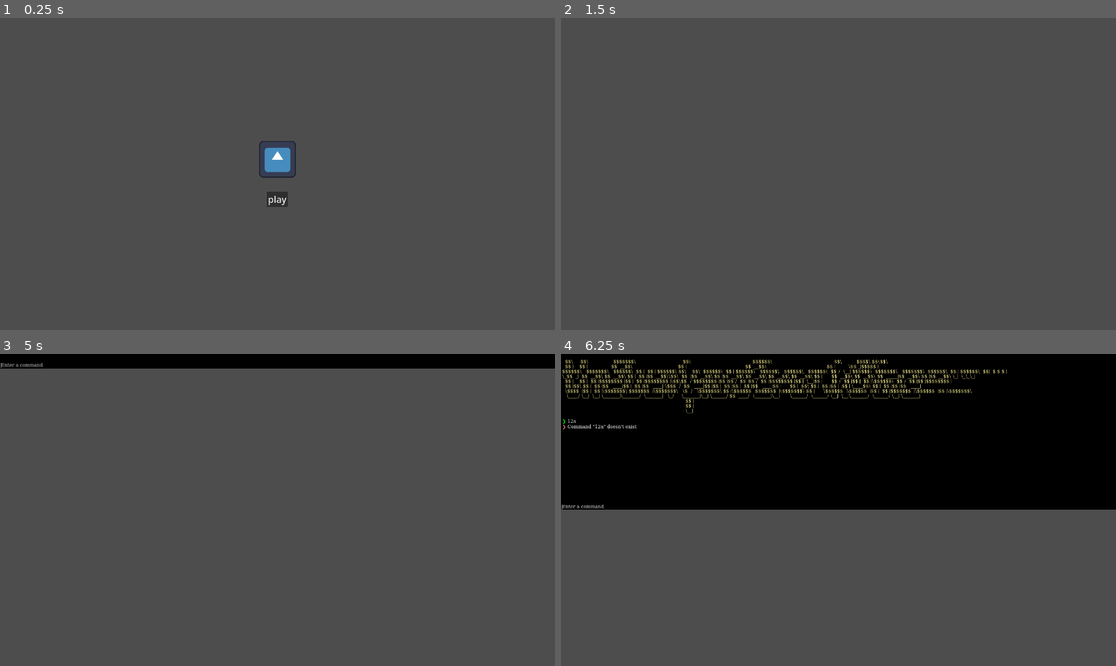
Above: before the commit, frames 1-4 (two rows, left to right).
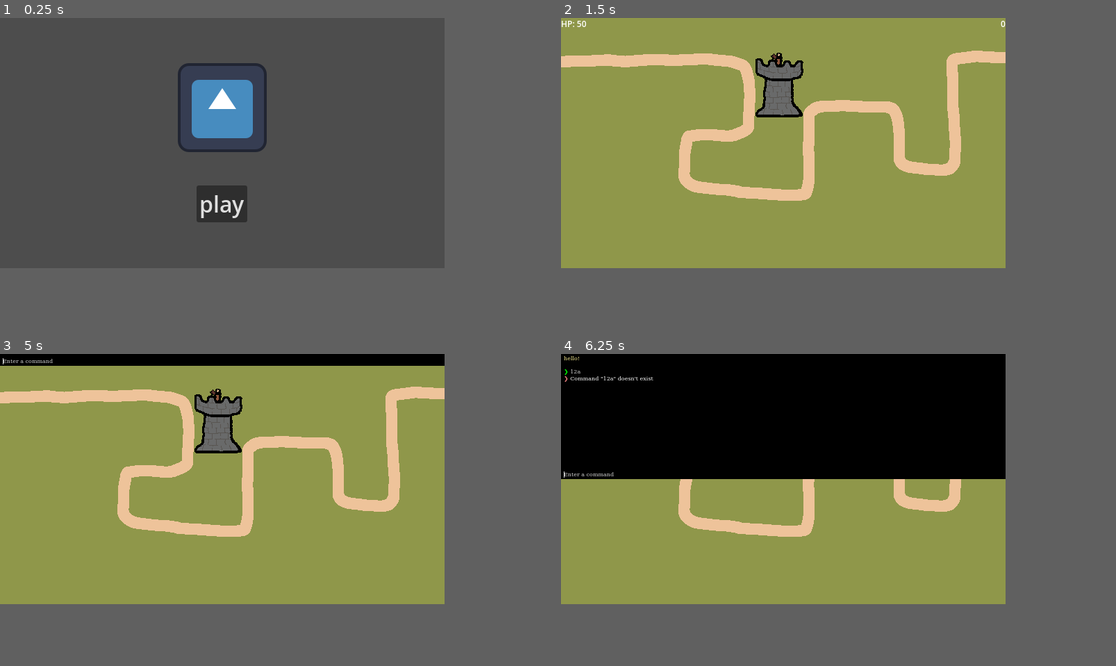
Above: after the commit, the same moments.

Repository: nieboczek/godot-brackeys-2026-1
Game: Godot game, scene res://scenes/main.tscn
Same seed, same stepped clock (60 frames per second), same inputs: the game is played once before the commit and once after it. The engine's default icon, where the game draws it, is replaced by a stand-in: a white triangle on a blue panel in a dark square.
Inputs (mouse positions are in pixels of both pictures, inside the frame that each line leads up to):
- Up to frame 1 (0.25 s): no input
- Up to frame 2 (1.5 s): click "play" at 0.5 s; tap Enter at 1.25, 1.35 s; hold D (right) from 1.28 s (still down)
- Up to frame 3 (5 s): tap Space at 2, 3.5 s; release D (right) at 2.03 s; hold S (down) 2.03-2.78 s; tap Enter at 2.1, 2.75, 2.85, 3.6, 4.25, 4.35 s; hold D (right) 2.78-3.53 s; hold W (up) 3.53-4.28 s; hold A (left) from 4.28 s (still down); tap ` (console) at 4.9 s
- Up to frame 4 (6.25 s): release A (left) at 5 s; click (838, 366) at 5.02 s; type "12" at 5.1 s; hold A (left) from 5.78 s (still down); tap Enter at 5.85 s
In our replay, the window is 799x449 before the commit and 640x360 after it. These sizes can differ from the game's own. Grey fills any space a smaller window leaves; there, only what the larger window draws over its background counts as a difference.

The runs differ from the first frame. In frame 1, 4.3% of the frame differs, in the area x 32-54%, y 14-66%; in frame 2, 64%, in the area x 0-81%, y 0-81%; in frame 3, 62%; in frame 4, 45%.

Commit message:
Add working basic tower

Diff:
--- a/project.godot
+++ b/project.godot
@@ -22,11 +22,14 @@
 [autoload]
 
 Log="*res://scripts/log.gd"
+Manager="*uid://df16ur4dqtk1u"
 
 [display]
 
-window/size/viewport_width=1920
-window/size/viewport_height=1080
+window/size/viewport_width=640
+window/size/viewport_height=360
+window/stretch/mode="viewport"
+window/stretch/scale_mode="integer"
 
 [file_customization]
 
@@ -80,6 +83,6 @@
 ]
 }
 
-[layer_names]
+[rendering]
 
-2d_physics/layer_1="collision with player"
+textures/canvas_textures/default_texture_filter=0
--- a/resources/console_theme.tres
+++ b/resources/console_theme.tres
@@ -15,10 +15,11 @@
 bg_color = Color(0, 0, 0, 1)
 
 [sub_resource type="SystemFont" id="SystemFont_jyhfs"]
-font_names = PackedStringArray("FiraCode Nerd Font", "Consolas", "Monospace")
+font_names = PackedStringArray("Adwaita Mono", "Consolas", "Monospace")
 
 [resource]
 default_font = SubResource("SystemFont_jyhfs")
+default_font_size = 8
 RichTextLabel/styles/normal = SubResource("StyleBoxFlat_mu184")
 TextEdit/styles/focus = SubResource("StyleBoxFlat_kqtqv")
 TextEdit/styles/normal = SubResource("StyleBoxFlat_kqtqv")
--- /dev/null
+++ b/scenes/enemy/chicken.tscn
@@ -0,0 +1,26 @@
+[gd_scene format=3 uid="uid://bmy7br3wrcaqj"]
+
+[ext_resource type="Script" uid="uid://dg53w53gaxvj" path="res://scripts/enemy/chicken.gd" id="1_6n01t"]
+[ext_resource type="Texture2D" uid="uid://bjh16rermk3nj" path="res://assets/chicken.png" id="2_6n01t"]
+
+[sub_resource type="RectangleShape2D" id="RectangleShape2D_6n01t"]
+size = Vector2(30, 18)
+
+[node name="Chicken" type="PathFollow2D" unique_id=2047119510]
+rotates = false
+loop = false
+script = ExtResource("1_6n01t")
+speed = 35.0
+health = 6.0
+center_offset = Vector2(0, -6)
+
+[node name="CharacterBody" type="CharacterBody2D" parent="." unique_id=2106862649]
+collision_mask = 0
+
+[node name="Sprite" type="Sprite2D" parent="CharacterBody" unique_id=206892123]
+position = Vector2(5, -26)
+texture = ExtResource("2_6n01t")
+
+[node name="CollisionShape" type="CollisionShape2D" parent="CharacterBody" unique_id=1733519707]
+position = Vector2(-3, -5)
+shape = SubResource("RectangleShape2D_6n01t")
--- /dev/null
+++ b/scenes/enemy/cow.tscn
@@ -0,0 +1,26 @@
+[gd_scene format=3 uid="uid://cwdmdf3lyrix0"]
+
+[ext_resource type="Script" uid="uid://iwkgwanlyorj" path="res://scripts/enemy/cow.gd" id="1_tuxxx"]
+[ext_resource type="Texture2D" uid="uid://bi85m0xm8hbwm" path="res://assets/cow.png" id="2_nqaqg"]
+
+[sub_resource type="RectangleShape2D" id="RectangleShape2D_tuxxx"]
+size = Vector2(55.76834, 32.40204)
+
+[node name="Cow" type="PathFollow2D" unique_id=731326260]
+rotates = false
+loop = false
+script = ExtResource("1_tuxxx")
+speed = 12.0
+damage = 3.0
+center_offset = Vector2(-2, -20)
+
+[node name="CharacterBody" type="CharacterBody2D" parent="." unique_id=1626197581]
+
+[node name="Sprite" type="Sprite2D" parent="CharacterBody" unique_id=1528856284]
+position = Vector2(0.17265749, -23.999378)
+texture = ExtResource("2_nqaqg")
+flip_h = true
+
+[node name="CollisionShape" type="CollisionShape2D" parent="CharacterBody" unique_id=303242748]
+position = Vector2(-1.8848443, -16.013979)
+shape = SubResource("RectangleShape2D_tuxxx")
--- /dev/null
+++ b/scenes/enemy/pig.tscn
@@ -0,0 +1,25 @@
+[gd_scene format=3 uid="uid://d2jiopsp2ocwb"]
+
+[ext_resource type="Script" uid="uid://44iq8p3fasqg" path="res://scripts/enemy/pig.gd" id="1_vjpy6"]
+[ext_resource type="Texture2D" uid="uid://7akk27vfniy8" path="res://assets/pig.png" id="2_aq3d3"]
+
+[sub_resource type="RectangleShape2D" id="RectangleShape2D_aq3d3"]
+size = Vector2(45, 29)
+
+[node name="Pig" type="PathFollow2D" unique_id=2047119510]
+rotates = false
+loop = false
+script = ExtResource("1_vjpy6")
+speed = 30.0
+health = 9.0
+center_offset = Vector2(-4, -20)
+
+[node name="CharacterBody" type="CharacterBody2D" parent="." unique_id=1414664457]
+
+[node name="Sprite" type="Sprite2D" parent="CharacterBody" unique_id=206892123]
+position = Vector2(-1, -25)
+texture = ExtResource("2_aq3d3")
+
+[node name="CollisionShape" type="CollisionShape2D" parent="CharacterBody" unique_id=1620695916]
+position = Vector2(-6.5, -20.5)
+shape = SubResource("RectangleShape2D_aq3d3")
--- /dev/null
+++ b/scenes/enemy/sheep.tscn
@@ -0,0 +1,28 @@
+[gd_scene format=3 uid="uid://ccsbn782hmlb3"]
+
+[ext_resource type="Script" uid="uid://bm30lb64iru01" path="res://scripts/enemy/sheep.gd" id="1_nvkbx"]
+[ext_resource type="Texture2D" uid="uid://b6hpmp1ds4fti" path="res://assets/sheep.png" id="2_dbj01"]
+
+[sub_resource type="RectangleShape2D" id="RectangleShape2D_nvkbx"]
+size = Vector2(42.270046, 34.67337)
+
+[node name="Sheep" type="PathFollow2D" unique_id=752728675]
+rotation = 0.007751783
+rotates = false
+loop = false
+script = ExtResource("1_nvkbx")
+speed = 20.0
+health = 8.0
+damage = 2.0
+center_offset = Vector2(-4, -28)
+
+[node name="CharacterBody" type="CharacterBody2D" parent="." unique_id=1017362470]
+
+[node name="Sprite" type="Sprite2D" parent="CharacterBody" unique_id=1688934114]
+position = Vector2(-0.20154431, -25.999218)
+rotation = -0.007751783
+texture = ExtResource("2_dbj01")
+
+[node name="CollisionShape" type="CollisionShape2D" parent="CharacterBody" unique_id=1533801430]
+position = Vector2(-4.166544, -21.46834)
+shape = SubResource("RectangleShape2D_nvkbx")
--- a/scenes/game.tscn
+++ b/scenes/game.tscn
@@ -1,10 +1,60 @@
 [gd_scene format=3 uid="uid://bsoaajk6s67fl"]
 
 [ext_resource type="Script" uid="uid://cvmk843rlvkc1" path="res://scripts/game.gd" id="1_uwrxv"]
-[ext_resource type="Script" uid="uid://b5vw3ialgaq0e" path="res://scripts/camera.gd" id="2_yqjtg"]
+[ext_resource type="Script" uid="uid://dkd8o18gghrmw" path="res://scripts/ui.gd" id="3_lbhrr"]
+[ext_resource type="Texture2D" uid="uid://bs0sowku04u54" path="res://assets/map_test.png" id="3_lnu2h"]
+[ext_resource type="PackedScene" uid="uid://bpplrurdo2ijl" path="res://scenes/tower.tscn" id="4_lbhrr"]
 
-[node name="Game" type="Node2D" unique_id=183484459]
+[sub_resource type="Curve2D" id="Curve2D_lbhrr"]
+_data = {
+"points": PackedVector2Array(0, 0, 0, 0, -40, 64, 0, 0, 0, 0, 235, 61, 0, 0, 0, 0, 266, 72, 0, 0, 0, 0, 271, 154, 0, 0, 0, 0, 255, 168, 0, 0, 0, 0, 183, 169, 0, 0, 0, 0, 176, 231, 0, 0, 0, 0, 201, 243, 0, 0, 0, 0, 339, 257, 0, 0, 0, 0, 352, 247, 0, 0, 0, 0, 356, 139, 0, 0, 0, 0, 369, 126, 0, 0, 0, 0, 473, 129, 0, 0, 0, 0, 485, 144, 0, 0, 0, 0, 486, 206, 0, 0, 0, 0, 508, 214, 0, 0, 0, 0, 556, 217, 0, 0, 0, 0, 567, 204, 0, 0, 0, 0, 564, 57, 0.56447387, 0, -0.56447387, 0, 680, 57)
+}
+point_count = 20
+
+[node name="Game" type="Node2D" unique_id=183484459 node_paths=PackedStringArray("path")]
 script = ExtResource("1_uwrxv")
+path = NodePath("Path")
+
+[node name="Map" type="Sprite2D" parent="." unique_id=1460714089]
+position = Vector2(320, 180)
+texture = ExtResource("3_lnu2h")
+
+[node name="Path" type="Path2D" parent="." unique_id=1666902666]
+curve = SubResource("Curve2D_lbhrr")
 
 [node name="Camera" type="Camera2D" parent="." unique_id=195378364]
-script = ExtResource("2_yqjtg")
+position = Vector2(320, 180)
+
+[node name="UI" type="Control" parent="Camera" unique_id=416540105]
+layout_mode = 3
+anchors_preset = 0
+offset_left = -320.0
+offset_top = -180.0
+offset_right = 320.0
+offset_bottom = 180.0
+script = ExtResource("3_lbhrr")
+
+[node name="HPLabel" type="Label" parent="Camera/UI" unique_id=1253585939]
+layout_mode = 1
+offset_right = 37.0
+offset_bottom = 17.0
+theme_override_font_sizes/font_size = 12
+text = "HP: 50"
+
+[node name="RoundLabel" type="Label" parent="Camera/UI" unique_id=1801349072]
+layout_mode = 1
+anchors_preset = 1
+anchor_left = 1.0
+anchor_right = 1.0
+offset_left = -7.0
+offset_bottom = 17.0
+grow_horizontal = 0
+theme_override_font_sizes/font_size = 12
+text = "0"
+
+[node name="Tower" parent="." unique_id=701720898 instance=ExtResource("4_lbhrr")]
+position = Vector2(312.00003, 93.00001)
+cooldown = 0.8
+shoot_start = Vector2(-10, -50)
+arrow_max_height = 40.0
+arrow_speed = 120.0
--- /dev/null
+++ b/scenes/tower.tscn
@@ -0,0 +1,24 @@
+[gd_scene format=3 uid="uid://bpplrurdo2ijl"]
+
+[ext_resource type="Texture2D" uid="uid://y3nllloc1fa1" path="res://assets/basic_tower.png" id="1_ay4al"]
+[ext_resource type="Script" uid="uid://da03ei2kln5ks" path="res://scripts/tower.gd" id="2_ktxwe"]
+[ext_resource type="Texture2D" uid="uid://b4h28bh7tvqf5" path="res://assets/arrow.png" id="3_ktxwe"]
+
+[sub_resource type="CircleShape2D" id="CircleShape2D_lbhrr"]
+radius = 153.75505
+
+[node name="Tower" type="Sprite2D" unique_id=701720898]
+scale = Vector2(0.8, 0.8)
+texture = ExtResource("1_ay4al")
+script = ExtResource("2_ktxwe")
+cooldown = 1.0
+arrow_texture = ExtResource("3_ktxwe")
+
+[node name="EnemyDetector" type="Area2D" parent="." unique_id=1399561136]
+collision_layer = 0
+
+[node name="CollisionShape" type="CollisionShape2D" parent="EnemyDetector" unique_id=1909956574]
+shape = SubResource("CircleShape2D_lbhrr")
+
+[connection signal="body_entered" from="EnemyDetector" to="." method="_on_enemy_detector_body_entered"]
+[connection signal="body_exited" from="EnemyDetector" to="." method="_on_enemy_detector_body_exited"]
--- /dev/null
+++ b/scripts/arrow.gd
@@ -0,0 +1,28 @@
+class_name Arrow
+extends Sprite2D
+
+signal hit_target
+
+var time := 0.0
+
+var duration: float
+var target: Enemy
+var start: Vector2
+var control: Vector2
+var end: Vector2
+
+func _process(delta: float) -> void:
+	time += delta
+	var t := clampf(time / duration, 0, 1)
+
+	end = target.global_position + target.center_offset
+	global_position = start.lerp(control, t).lerp(
+		control.lerp(end, t), t
+	)
+
+	rotation = (end - global_position).angle()
+
+	if t >= 1:
+		if target:
+			hit_target.emit(target)
+		queue_free()
--- a/scripts/camera.gd
+++ /dev/null
@@ -1 +0,0 @@
-extends Camera2D
--- a/scripts/console/command_line.gd
+++ b/scripts/console/command_line.gd
@@ -7,7 +7,7 @@
 const COMMAND_COLOR := Color.CHARTREUSE
 const SUBCOMMAND_COLOR := Color.GOLD
 const ARG_COLOR := Color.LIGHT_GRAY
-const FONT_SIZE := 16
+const FONT_SIZE := 8
 
 var _font: Font
 var _hint_str := ""
--- a/scripts/console/console.gd
+++ b/scripts/console/console.gd
@@ -1,19 +1,7 @@
 class_name Console
 extends VBoxContainer
 
-const SPLASH_TEXT := r"""[color=khaki]
-  $$\     $$\                 $$$$$$$\                                $$\                                          $$$$$$\                                          $$\          $$$$\ $$\$$\
-  $$ |    $$ |                $$  __$$\                               $$ |                                        $$  __$$\                                         $$ |         \$$ _|$$$$$ |
-$$$$$$\   $$$$$$$\   $$$$$$\  $$ |  $$ | $$$$$$\ $$\    $$\  $$$$$$\  $$ | $$$$$$\   $$$$$$\   $$$$$$\   $$$$$$\  $$ /  \__| $$$$$$\  $$$$$$$\   $$$$$$$\  $$$$$$\  $$ | $$$$$$\  $$|  $ $ $ |
-\_$$  _|  $$  __$$\ $$  __$$\ $$ |  $$ |$$  __$$\\$$\  $$  |$$  __$$\ $$ |$$  __$$\ $$  __$$\ $$  __$$\ $$  __$$\ $$ |      $$  __$$\ $$  __$$\ $$  _____|$$  __$$\ $$ |$$  __$$\ \_|  \_\_\_|
-  $$ |    $$ |  $$ |$$$$$$$$ |$$ |  $$ |$$$$$$$$ |\$$\$$  / $$$$$$$$ |$$ |$$ /  $$ |$$ /  $$ |$$$$$$$$ |$$ |  \__|$$ |      $$ /  $$ |$$ |  $$ |\$$$$$$\  $$ /  $$ |$$ |$$$$$$$$ |
-  $$ |$$\ $$ |  $$ |$$   ____|$$ |  $$ |$$   ____| \$$$  /  $$   ____|$$ |$$ |  $$ |$$ |  $$ |$$   ____|$$ |      $$ |  $$\ $$ |  $$ |$$ |  $$ | \____$$\ $$ |  $$ |$$ |$$   ____|
-  \$$$$  |$$ |  $$ |\$$$$$$$\ $$$$$$$  |\$$$$$$$\   \$  /   \$$$$$$$\ $$ |\$$$$$$  |$$$$$$$  |\$$$$$$$\ $$ |      \$$$$$$  |\$$$$$$  |$$ |  $$ |$$$$$$$  |\$$$$$$  |$$ |\$$$$$$$\
-   \____/ \__|  \__| \_______|\_______/  \_______|   \_/     \_______|\__| \______/ $$  ____/  \_______|\__|       \______/  \______/ \__|  \__|\_______/  \______/ \__| \_______|
-																					$$ |
-																					$$ |
-																					\__|
-[/color]"""
+const SPLASH_TEXT := "[color=khaki]hello![/color]\n"
 
 static var yo_mama_so_fat: int = 0
 static var _instance: Console = null
--- /dev/null
+++ b/scripts/enemy/chicken.gd
@@ -0,0 +1,10 @@
+extends Enemy
+
+func _ready() -> void:
+	var sprite := $CharacterBody/Sprite
+	var tween := sprite.create_tween()
+	tween.set_loops(2147483647)
+	tween.tween_property(sprite, "scale:x", 0.9, 1.0)
+	tween.parallel().tween_property(sprite, "scale:y", 1.1, 1.0)
+	tween.tween_property(sprite, "scale:x", 1.1, 1.0)
+	tween.parallel().tween_property(sprite, "scale:y", 0.9, 1.0)
--- /dev/null
+++ b/scripts/enemy/cow.gd
@@ -0,0 +1,10 @@
+extends Enemy
+
+func _ready() -> void:
+	var sprite := $CharacterBody/Sprite
+	var tween := sprite.create_tween()
+	tween.set_loops(2147483647)
+	tween.tween_property(sprite, "scale:x", 0.9, 1.0)
+	tween.parallel().tween_property(sprite, "scale:y", 1.1, 1.0)
+	tween.tween_property(sprite, "scale:x", 1.1, 1.0)
+	tween.parallel().tween_property(sprite, "scale:y", 0.9, 1.0)
--- /dev/null
+++ b/scripts/enemy/enemy.gd
@@ -0,0 +1,23 @@
+class_name Enemy
+extends PathFollow2D
+
+@export var speed := 40.0
+@export var health: float = 10
+@export var damage: float = 1
+@export var center_offset: Vector2
+
+
+func _process(delta: float) -> void:
+	progress += speed * delta
+	if progress_ratio > 0.99:
+		Manager.damage(damage)
+		queue_free()
+
+
+func add_damage(dmg: float) -> void:
+	health -= dmg
+	if health <= 0:
+		queue_free()
+
+func will_kill(dmg: float) -> bool:
+	return dmg > health
--- /dev/null
+++ b/scripts/enemy/pig.gd
@@ -0,0 +1,10 @@
+extends Enemy
+
+func _ready() -> void:
+	var sprite := $CharacterBody/Sprite
+	var tween := sprite.create_tween()
+	tween.set_loops(2147483647)
+	tween.tween_property(sprite, "scale:x", 0.9, 1.0)
+	tween.parallel().tween_property(sprite, "scale:y", 1.1, 1.0)
+	tween.tween_property(sprite, "scale:x", 1.1, 1.0)
+	tween.parallel().tween_property(sprite, "scale:y", 0.9, 1.0)
--- /dev/null
+++ b/scripts/enemy/sheep.gd
@@ -0,0 +1,10 @@
+extends Enemy
+
+func _ready() -> void:
+	var sprite := $CharacterBody/Sprite
+	var tween := sprite.create_tween()
+	tween.set_loops(2147483647)
+	tween.tween_property(sprite, "scale:x", 0.9, 1.0)
+	tween.parallel().tween_property(sprite, "scale:y", 1.1, 1.0)
+	tween.tween_property(sprite, "scale:x", 1.1, 1.0)
+	tween.parallel().tween_property(sprite, "scale:y", 0.9, 1.0)
--- a/scripts/game.gd
+++ b/scripts/game.gd
@@ -13,6 +13,9 @@
 static var _left_events: Array[InputEvent]
 static var _right_events: Array[InputEvent]
 static var _down_events: Array[InputEvent]
+
+
+@export var path: Path2D
 
 
 static func update_input_holder(input_holder: InputHolder, force_true: bool = false) -> void:
@@ -56,8 +59,8 @@
 	console.yo_mama_so_fat = 69
 	console.reparent($Camera)
 	console.yo_mama_so_fat = 2137
-	console.size = Vector2(1920, 540)
-	console.position = Vector2(-960, -1080)
+	console.size = Vector2(640, 180)
+	console.position = Vector2(-320, -360)
 	if not console._closed:
 		console._closed = true
 		console._play_close_animation()
--- /dev/null
+++ b/scripts/manager.gd
@@ -0,0 +1,80 @@
+extends Node
+
+const ENEMY_MAP: Dictionary[String, PackedScene] = {
+	"sheep": preload("res://scenes/enemy/sheep.tscn"),
+	"cow": preload("res://scenes/enemy/cow.tscn"),
+	"pig": preload("res://scenes/enemy/pig.tscn"),
+	"chicken": preload("res://scenes/enemy/chicken.tscn"),
+}
+
+const ROUNDS: Array[Array] = [
+	[
+		"1: sheep",
+		"5: pig",
+		"9: chicken",
+		"13: cow",
+	],
+	[
+		"2: cow",
+		"6: pig",
+		"10: sheep",
+		"14: sheep",
+		"16: cow",
+	],
+	[
+		"0.1: pig",
+		"2: pig",
+		"4.1: sheep",
+		"6.1: pig",
+		"10.1: pig",
+		"11.1: cow",
+		"14.1: pig",
+	]
+]
+
+signal health_changed(new_health: float)
+signal new_round(n: int)
+
+var current_round: Array[SpawnInfo]
+var round_num: int = 0
+var round_timer: float = 0.0
+var health: float = 50
+
+
+func _ready() -> void:
+	Console.register_command(Command.of("start_round").executes(start_round))
+
+
+func damage(dmg: float) -> void:
+	health -= dmg
+	health_changed.emit(health)
+
+
+func start_round() -> void:
+	Log.main("Started round ", round_num)
+	current_round = []
+	for string in ROUNDS[round_num]:
+		current_round.append(SpawnInfo.of(string))
+
+	round_num += 1
+	new_round.emit(round_num)
+
+
+func _process(delta: float) -> void:
+	round_timer += delta
+	if !current_round.is_empty() and current_round[0].time <= round_timer:
+		var enemy = current_round.pop_front()
+		var spawned := ENEMY_MAP[enemy.enemy].instantiate()
+		Game.instance.path.add_child(spawned)
+
+
+class SpawnInfo:
+	var enemy: String
+	var time: float
+
+	static func of(string: String) -> SpawnInfo:
+		var info := new()
+		var split := string.split(" ")
+		info.enemy = split[1].strip_edges()
+		info.time = float(split[0].strip_edges())
+		return info
--- /dev/null
+++ b/scripts/tower.gd
@@ -0,0 +1,71 @@
+extends Sprite2D
+
+@export var cooldown: float = 0.0
+@export var damage: float = 1.0
+@export var shoot_start: Vector2
+@export var arrow_texture: Texture2D
+@export var arrow_max_height: float = 60.0
+@export var arrow_speed: float = 160.0
+
+var enemies_to_shoot: Array[Enemy] = []
+var predicted_health: Array[float] = []
+var current_cooldown := 0.0
+
+
+func _on_enemy_detector_body_entered(body: Node2D) -> void:
+	var enemy := body.get_parent()
+	enemies_to_shoot.append(enemy)
+	predicted_health.append(enemy.health)
+
+
+func _on_enemy_detector_body_exited(body: Node2D) -> void:
+	var idx := enemies_to_shoot.find(body.get_parent())
+	enemies_to_shoot.remove_at(idx)
+	predicted_health.remove_at(idx)
+
+
+func _process(delta: float) -> void:
+	current_cooldown -= delta
+	if enemies_to_shoot.is_empty():
+		return
+
+	if current_cooldown <= 0.0:
+		spawn_arrow()
+		current_cooldown = cooldown
+
+
+func spawn_arrow() -> void:
+	var target: Enemy = null
+	for i in range(enemies_to_shoot.size()):
+		var predicted := predicted_health[i]
+		if predicted <= 0.0:
+			continue
+
+		var enemy := enemies_to_shoot[i]
+		if target == null or target.progress < enemy.progress:
+			target = enemy
+
+	if target == null:
+		return
+
+	var i := enemies_to_shoot.find(target)
+	predicted_health[i] -= damage
+
+	var arrow := Arrow.new()
+	arrow.texture = arrow_texture
+	arrow.start = global_position + shoot_start
+	arrow.end = target.global_position + target.center_offset
+	arrow.control = (arrow.start + arrow.end) / 2 - Vector2(0, arrow_max_height)
+	arrow.duration = (arrow.start - arrow.end).length() / arrow_speed
+	arrow.target = target
+	arrow.hit_target.connect(_hit_target)
+
+	add_child(arrow)
+
+
+func _hit_target(body: Node2D) -> void:
+	body.add_damage(damage)
+	if not body.is_queued_for_deletion():
+		body.modulate = Color.RED
+		await get_tree().create_timer(0.5).timeout
+		body.modulate = Color.WHITE
--- /dev/null
+++ b/scripts/ui.gd
@@ -0,0 +1,15 @@
+extends Control
+
+@onready var hp_label: Label = $HPLabel
+@onready var round_label: Label = $RoundLabel
+
+
+func _ready() -> void:
+	Manager.health_changed.connect(_health_changed)
+	Manager.new_round.connect(_new_round)
+
+func _health_changed(new_health: int) -> void:
+	hp_label.text = "HP: %s" % new_health
+
+func _new_round(n: int) -> void:
+	round_label.text = str(n)
Binary file added: assets/arrow.png
Not shown, added: assets/arrow.png.import
Binary file added: assets/basic_tower.png
Not shown, added: assets/basic_tower.png.import
Binary file added: assets/chicken.png
Not shown, added: assets/chicken.png.import
Binary file added: assets/cow.png
Not shown, added: assets/cow.png.import
Binary file added: assets/map_test.png
Not shown, added: assets/map_test.png.import
Binary file added: assets/pig.png
Not shown, added: assets/pig.png.import
(and 12 more such lines)
